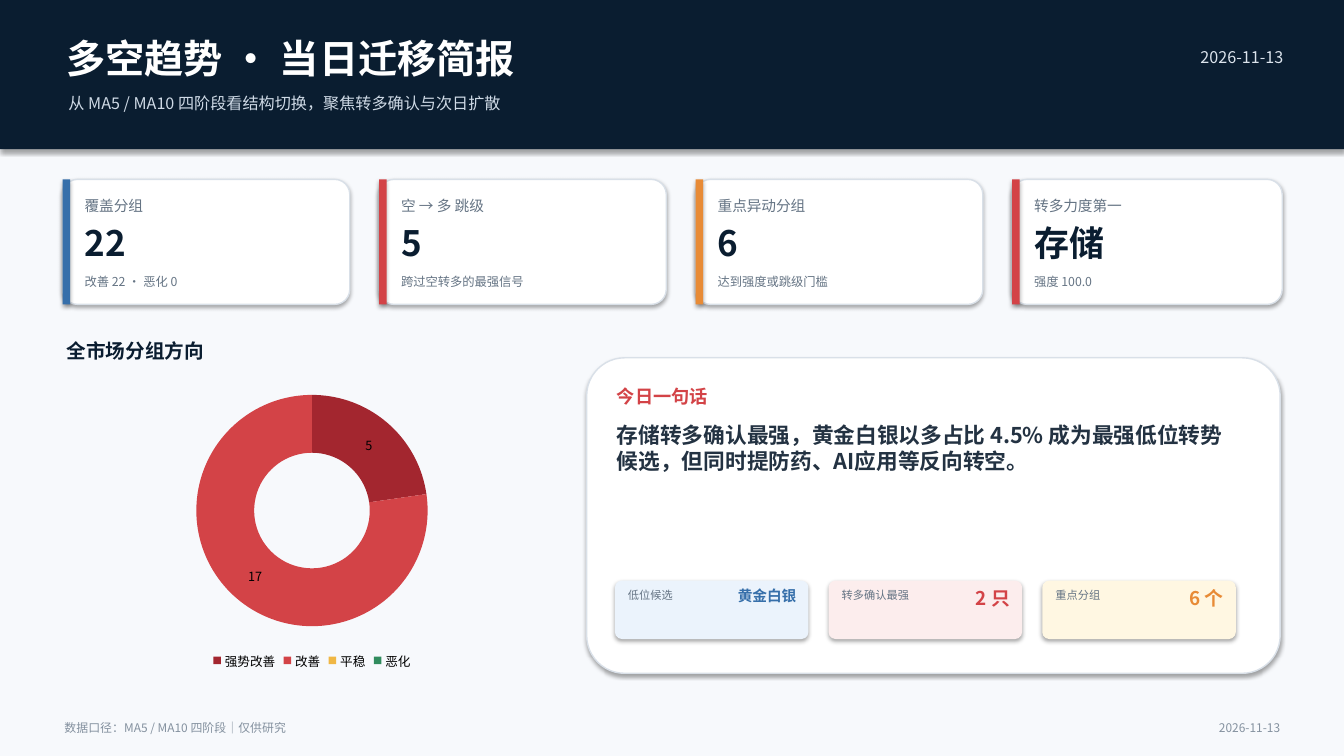
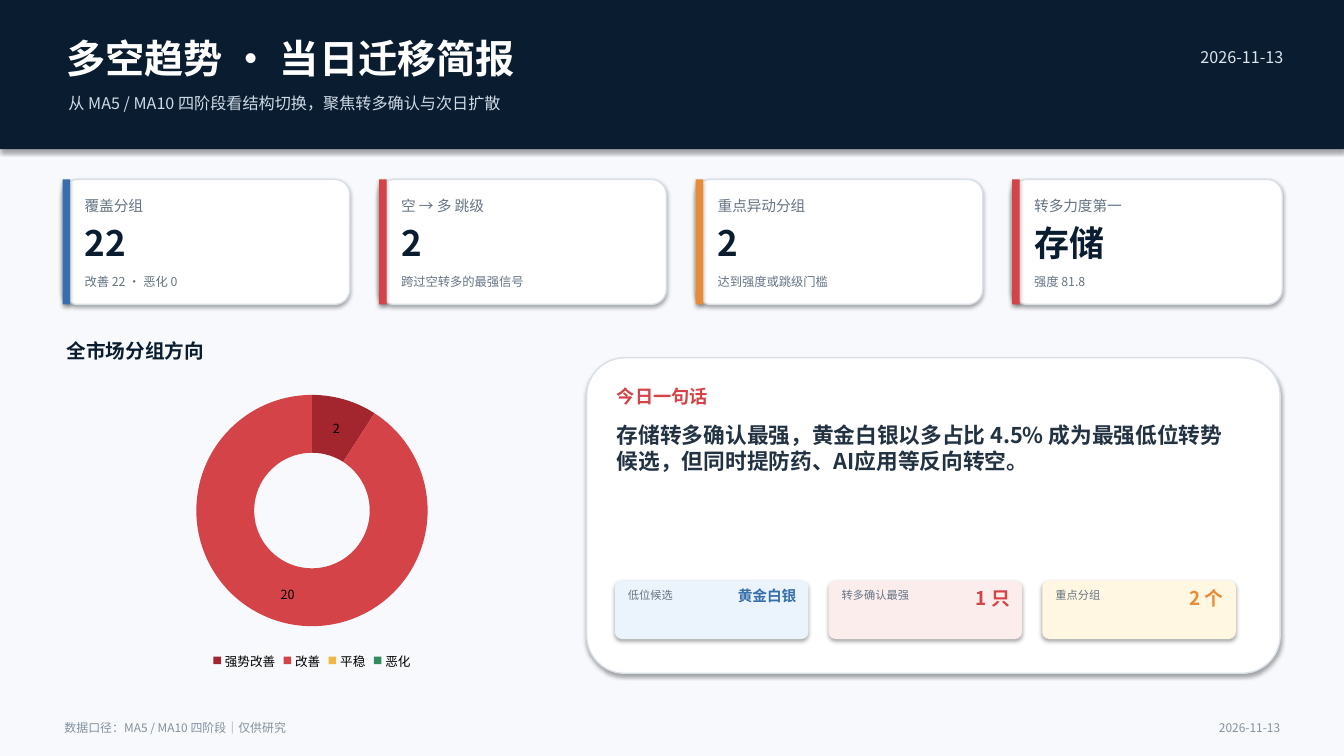
Before and after one commit to nancybhc/a-share-blast-lab, a slide deck: slide 1 of assets/多空阶段简报_2026-11-13.pptx. Drawn at 1344x756 pixels with LibreOffice and Linux fonts; fonts in the diff are those of the drawing. Boxes give left, top, right and bottom in pixels: in the first picture for what was removed or moved away, otherwise in the second. Text is boxed around its words. In the diff, an @@ line names an element or a change of style, - is before the commit and + after.

```diff
--- a/assets/多空阶段简报_2026-11-13.pptx
+++ b/assets/多空阶段简报_2026-11-13.pptx
@@ text at bbox=[401, 229, 422, 256]: text changed @@
-5
+2
@@ text at bbox=[718, 229, 739, 256]: text changed @@
-6
+2
@@ text at bbox=[1034, 276, 1085, 287]: text changed @@
-强度 100.0
+强度 81.8
@@ doughnut chart at bbox=[73, 381, 552, 674] @@
@@ Series 1, 强势改善: 5 to 2 @@
@@ Series 1, 改善: 17 to 20 @@
@@ text at bbox=[976, 590, 1010, 607]: text changed @@
-2 只
+1 只
@@ text at bbox=[1190, 589, 1224, 607]: text changed @@
-6 个
+2 个
```
Also in this commit, not shown: 3 other slides changed, 8 other files.
